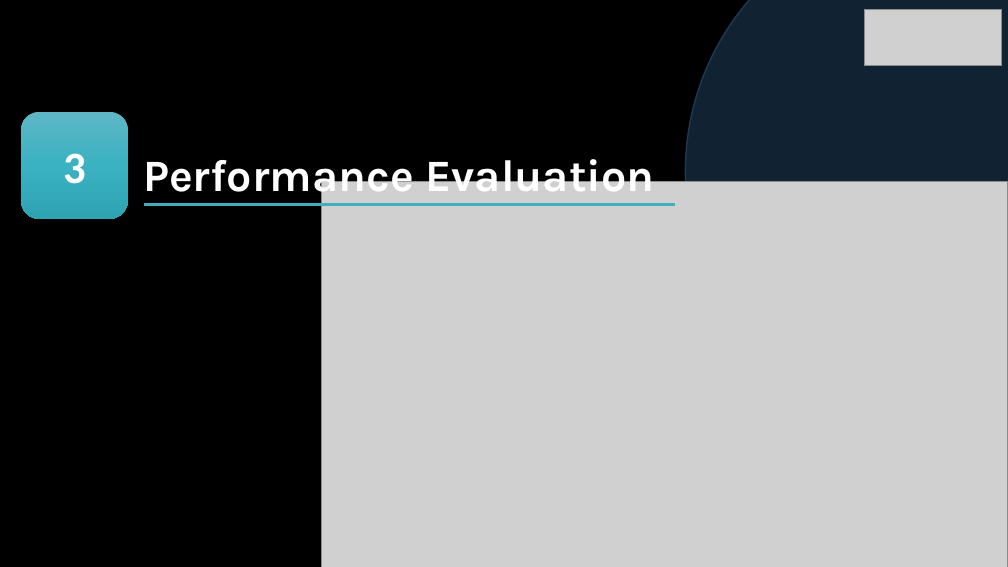
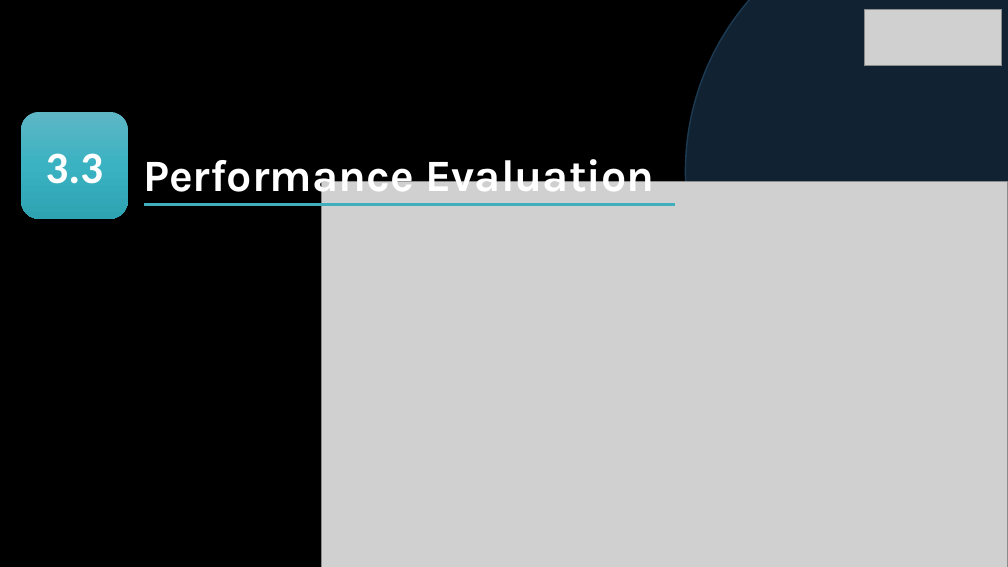
Before and after one commit to fmssilva/DL_Proj, a slide deck: slide 75 of assignment_1/task3/Task3_report.pptx (slide 18 before the commit). Drawn at 1008x567 pixels with LibreOffice and Linux fonts; fonts in the diff are those of the drawing; grey boxes stand for pictures; background and template pictures are left out. Boxes give left, top, right and bottom in pixels: in the first picture for what was removed or moved away, otherwise in the second. Text is boxed around its words. In the diff, an @@ line names an element or a change of style, - is before the commit and + after.

```diff
--- a/assignment_1/task3/Task3_report.pptx
+++ b/assignment_1/task3/Task3_report.pptx
@@ text in rounded rectangle at (46,153,103,184): text changed @@
-3
+3.3
```
Also in this commit, not shown: 4 other slides changed, 57 slides added.
